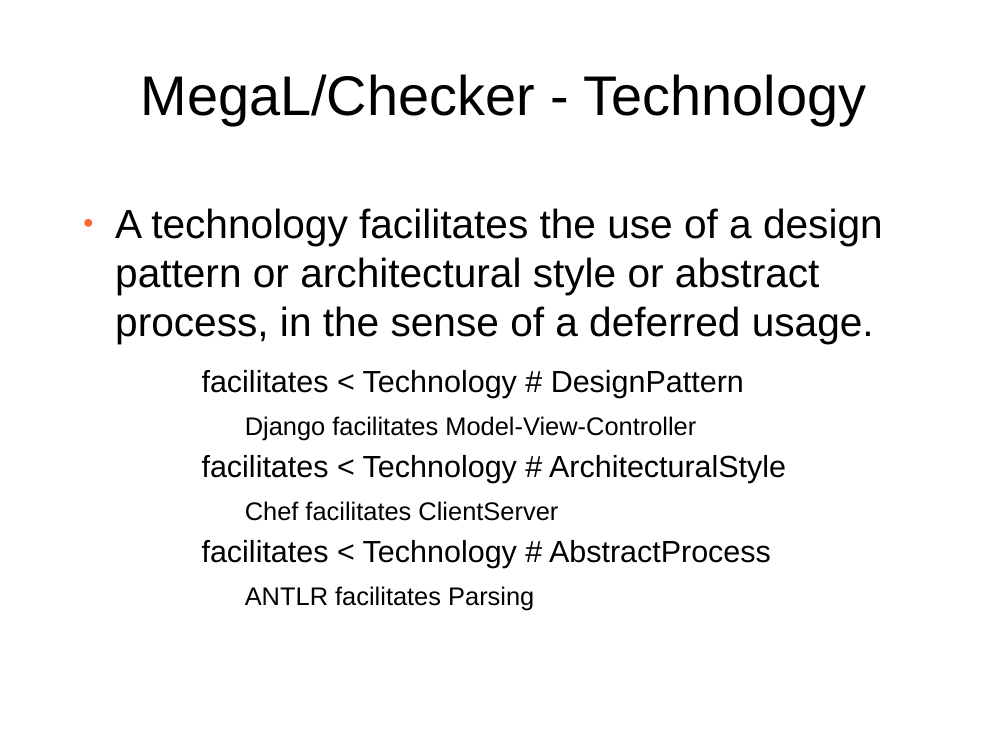
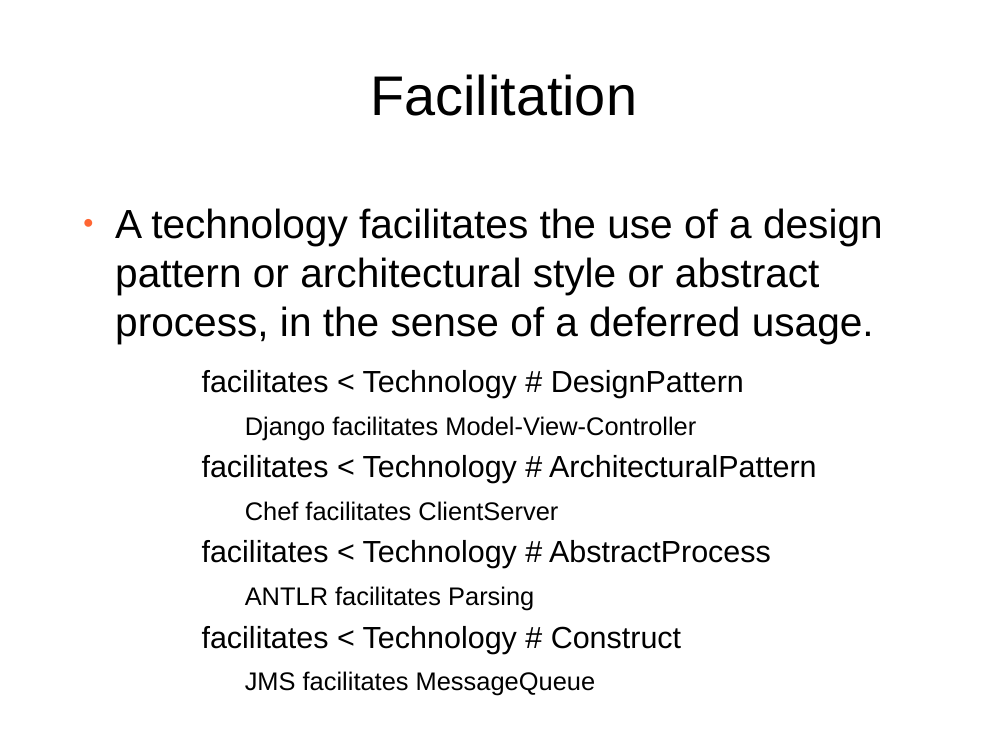
Before and after one commit to softlang/megalib, a slide deck: slide 43 of docs/LanguageDescription.odp (slide 32 before the commit). Drawn at 1008x756 pixels with LibreOffice and Linux fonts; fonts in the diff are those of the drawing; background and template pictures are left out. Boxes give left, top, right and bottom in pixels: in the first picture for what was removed or moved away, otherwise in the second. Text is boxed around its words. In the diff, an @@ line names an element or a change of style, - is before the commit and + after.

```diff
--- a/docs/LanguageDescription.odp
+++ b/docs/LanguageDescription.odp
@@ title at (370,74,637,116): text changed @@
-MegaL/Checker - Technology
+Facilitation
@@ text at (202,455,817,483): text changed @@
-    − facilitates < Technology # ArchitecturalStyle
+    − facilitates < Technology # ArchitecturalPattern
@@ text at (202,626,681,695): paragraphs added @@
+    − facilitates < Technology # Construct
+      ● JMS facilitates MessageQueue
```
Also in this commit, not shown: 35 other slides changed, 14 slides added, 4 slides removed, 2 other files.
